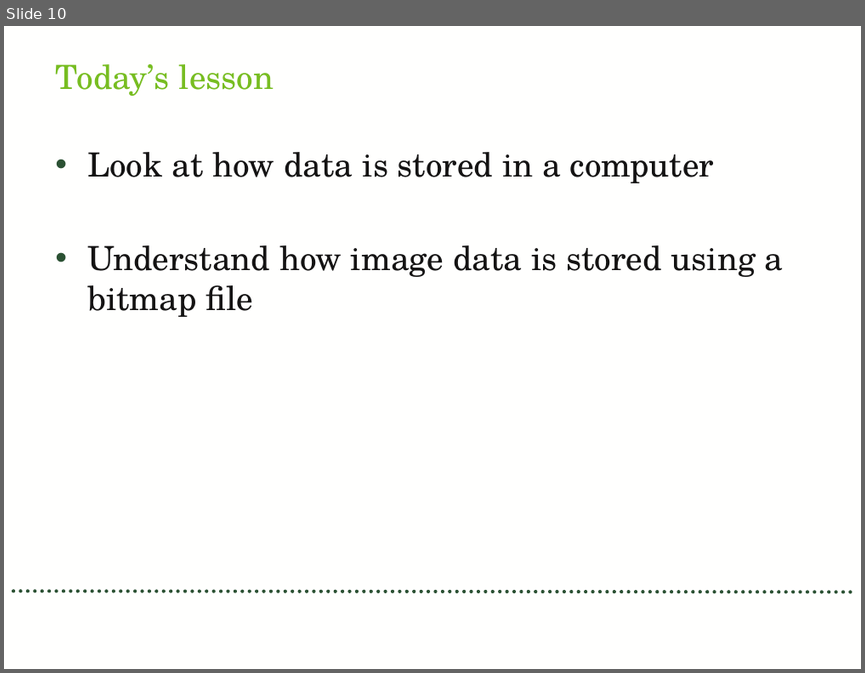
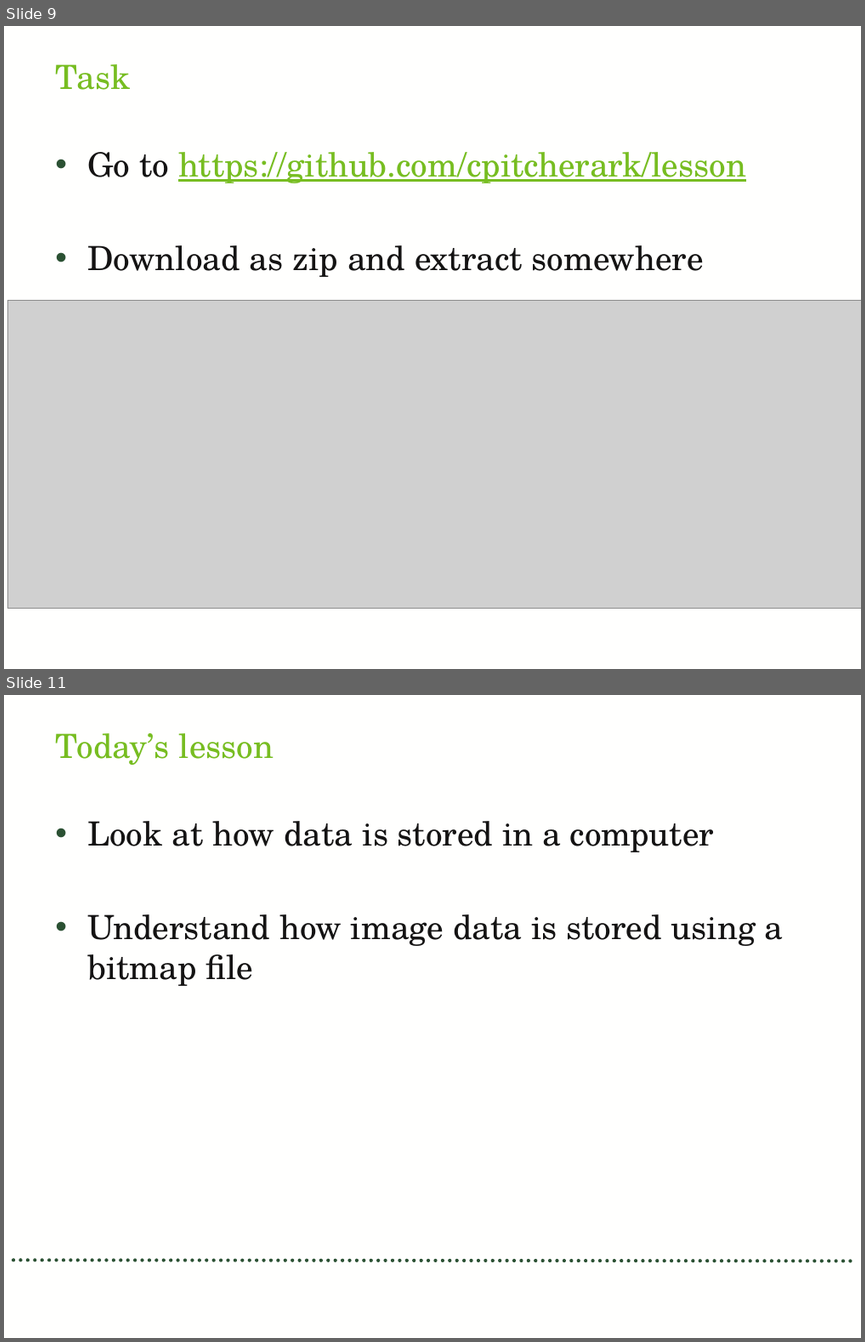
Before and after one commit to cpitcherark/lesson, a slide deck: lesson.pptx. Shown one above the other, each under a label of ours: slide 10 before the commit, slides 9 and 11 after it; the slides between them are not shown. The pictures are 865x673 and 865x1342 pixels, drawn with LibreOffice and Linux fonts; fonts in the diff are those of the drawing; grey boxes stand for pictures. Boxes give left, top, right and bottom in pixels: in the first picture for what was removed or moved away, otherwise in the second. Text is boxed around its words. In the diff, an @@ line names an element or a change of style, - is before the commit and + after.

```diff
--- a/lesson.pptx
+++ b/lesson.pptx
@@ slide 9 added at bbox=[4, 26, 861, 669], background #FFFFFE @@
@@ title added at bbox=[55, 64, 130, 90], 28 pt, text #77BD21 @@
+Task
@@ text added at bbox=[87, 152, 746, 277], 28 pt, text #77BD21, underline @@
+• Go to https://github.com/cpitcherark/lesson
+• Download as zip and extract somewhere
@@ picture added at bbox=[7, 301, 861, 607] @@
@@ what was slide 10 is now slide 11 @@
```
Also in this commit, not shown: 1 slide changed, 4 other slides added, 1 slide removed.
